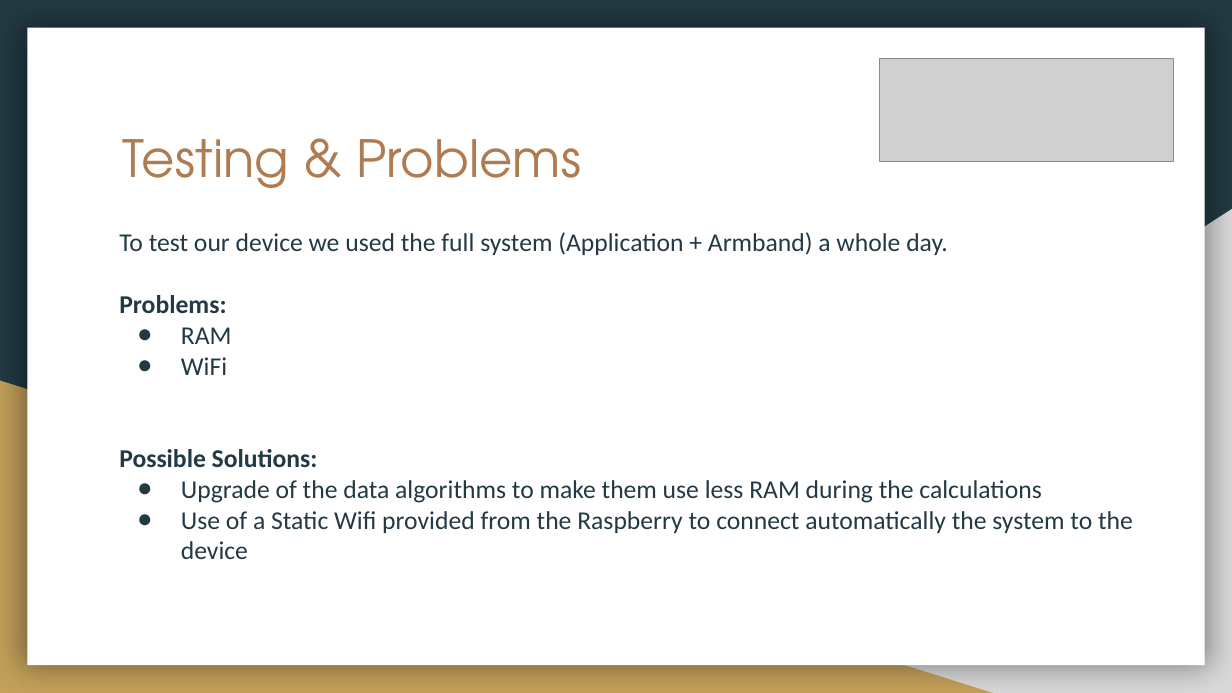
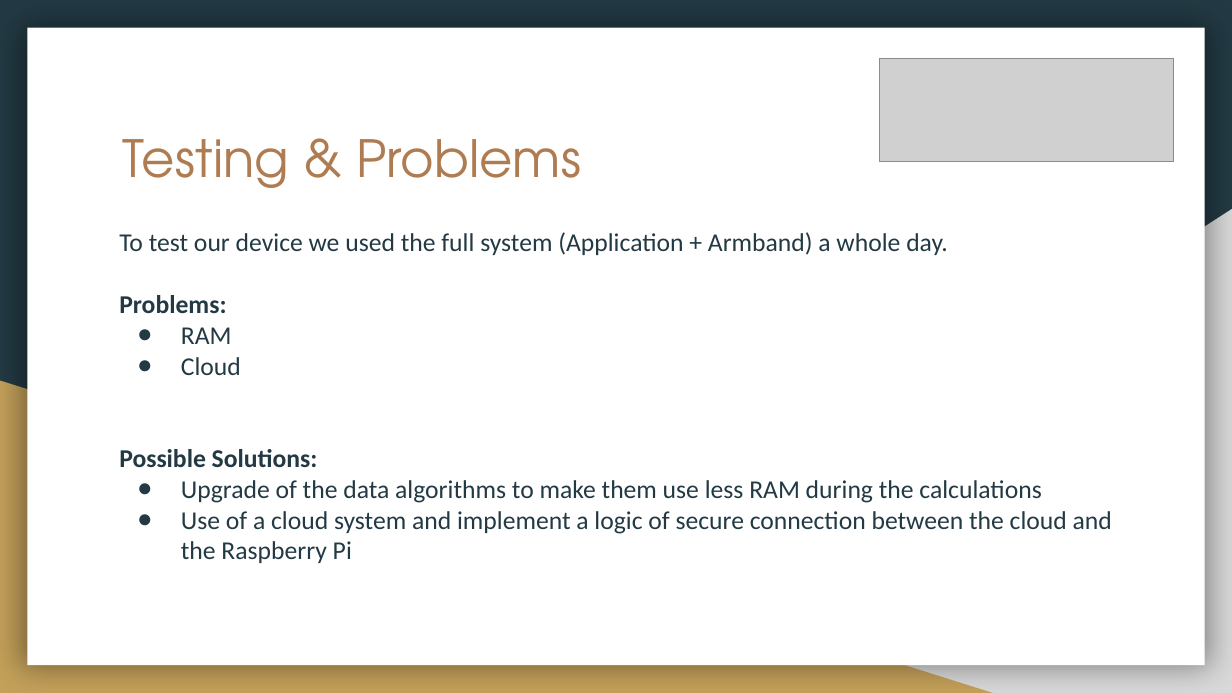
Before and after one commit to Sim0Batt/Loopy, a slide deck: slide 4 of documentation/Presentazione Loopy.pptx. Drawn at 1232x693 pixels with LibreOffice and Linux fonts; fonts in the diff are those of the drawing; grey boxes stand for pictures. Boxes give left, top, right and bottom in pixels: in the first picture for what was removed or moved away, otherwise in the second. Text is boxed around its words. In the diff, an @@ line names an element or a change of style, - is before the commit and + after.

```diff
--- a/documentation/Presentazione Loopy.pptx
+++ b/documentation/Presentazione Loopy.pptx
@@ text at <box>181,357,241,375</box>: text changed @@
-● WiFi
+● Cloud
@@ text at <box>181,511,1112,563</box>: text changed @@
-● Use of a Static Wifi provided from the Raspberry to connect automatically the system to the device
+● Use of a cloud system and implement a logic of secure connection between the cloud and the Raspberry Pi
```
Also in this commit, not shown: 1 other slide changed, 1 other file.
